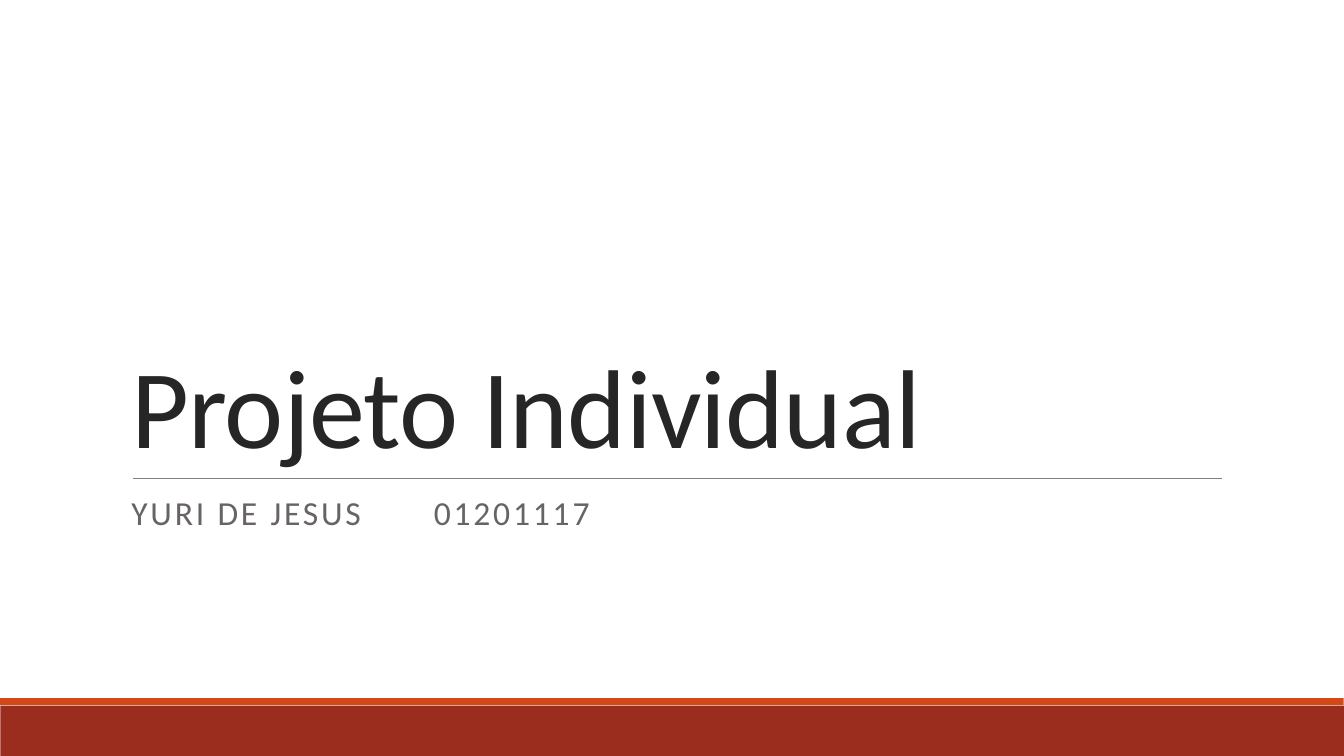
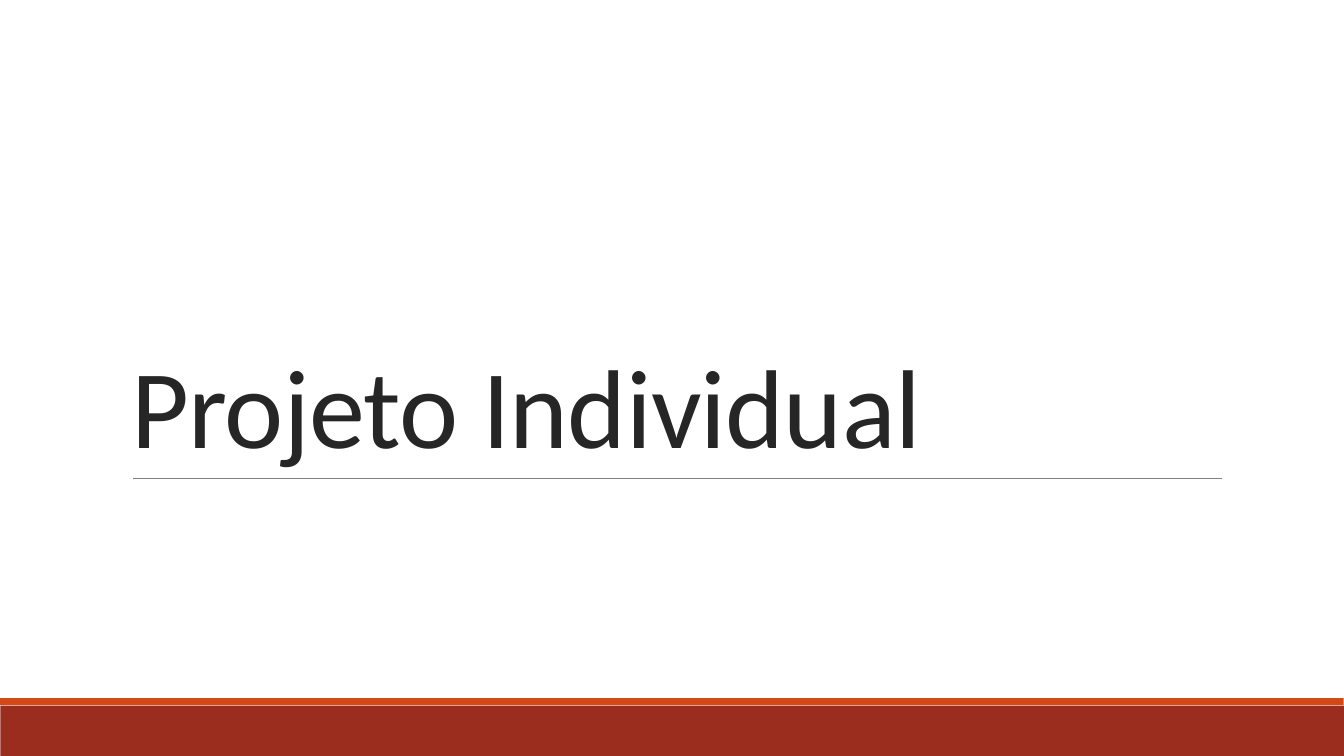
Before and after one commit to YuriJVedovate/personal_application, a slide deck: slide 1 of Documentação/02-User_Storys,Backlog.pptx. Drawn at 1344x756 pixels with LibreOffice and Linux fonts; fonts in the diff are those of the drawing. Boxes give left, top, right and bottom in pixels: in the first picture for what was removed or moved away, otherwise in the second. Text is boxed around its words. In the diff, an @@ line names an element or a change of style, - is before the commit and + after.

```diff
--- a/Documentação/02-User_Storys,Backlog.pptx
+++ b/Documentação/02-User_Storys,Backlog.pptx
@@ subtitle removed at [131, 503, 590, 525] @@
-YURI DE JESUS 01201117
```
Also in this commit, not shown: 10 other files.
